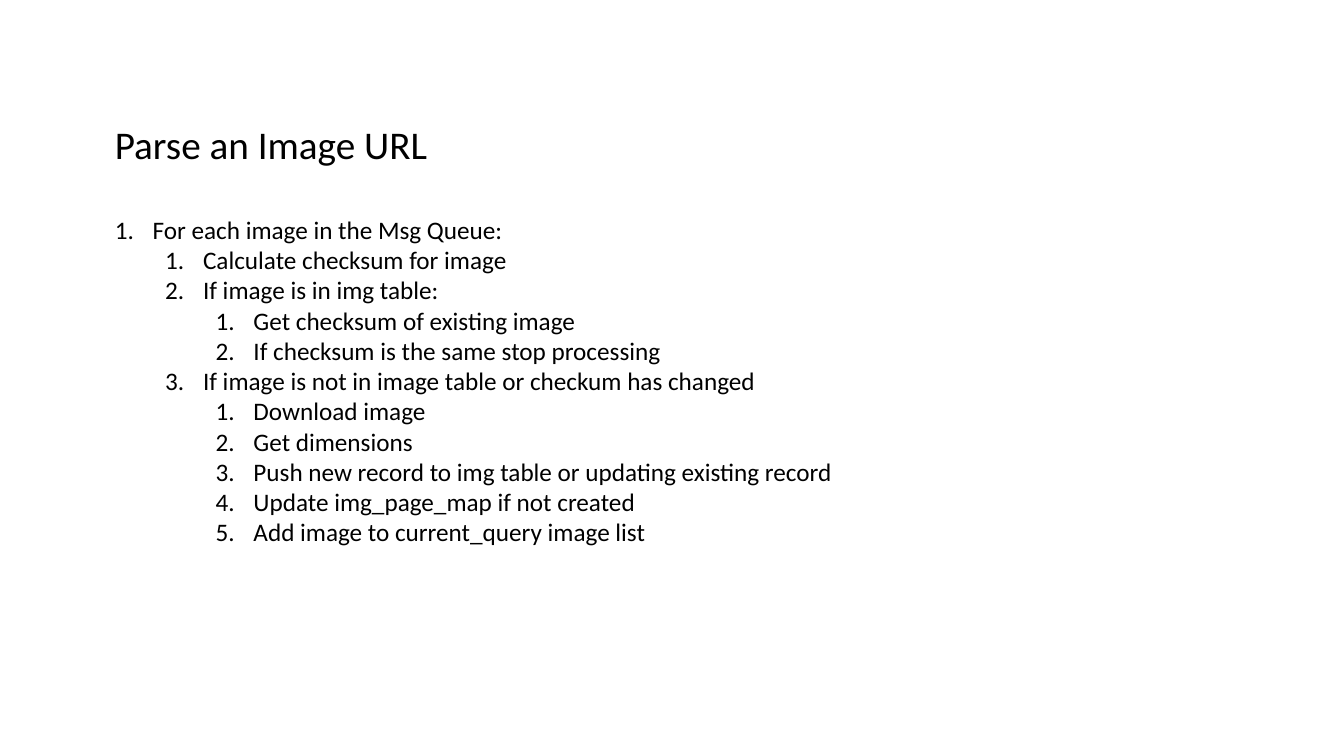
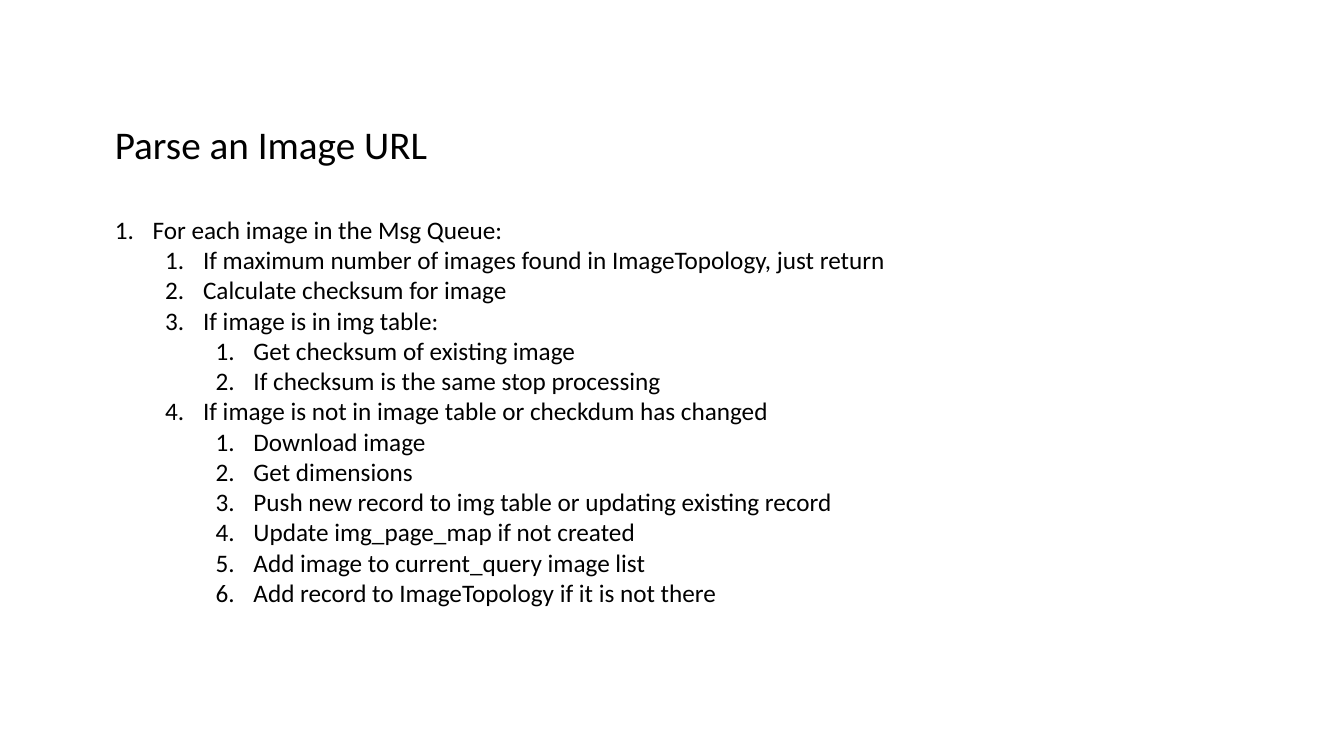
Before and after one commit to datim/squid, a slide deck: slide 6 of docs/design.pptx. Drawn at 1344x756 pixels with LibreOffice and Linux fonts; fonts in the diff are those of the drawing. Boxes give left, top, right and bottom in pixels: in the first picture for what was removed or moved away, otherwise in the second. Text is boxed around its words. In the diff, an @@ line names an element or a change of style, - is before the commit and + after.

Commit message:
Add search for images, job status management checks and APIIs, and query management APIs

```diff
--- a/docs/design.pptx
+++ b/docs/design.pptx
@@ text at (203, 251, 885, 274): paragraph added @@
+  1. If maximum number of images found in ImageTopology, just return
@@ text at (203, 402, 768, 425): text changed @@
-  3. If image is not in image table or checkum has changed
+  4. If image is not in image table or checkdum has changed
@@ text at (253, 584, 716, 607): paragraph added @@
+    6. Add record to ImageTopology if it is not there
```
Also in this commit, not shown: 8 other slides changed, 4 slides added, 31 other files.
